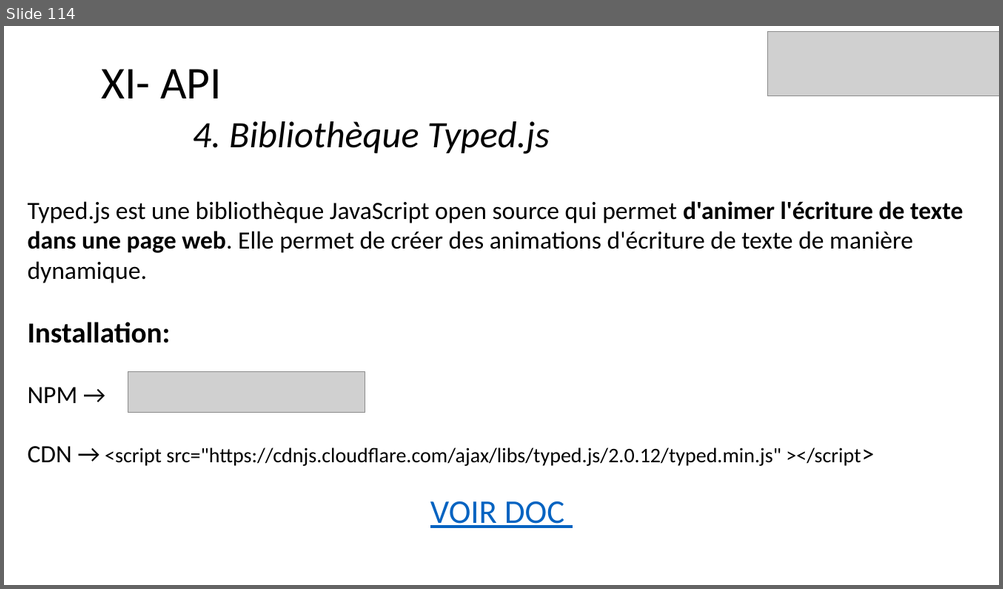
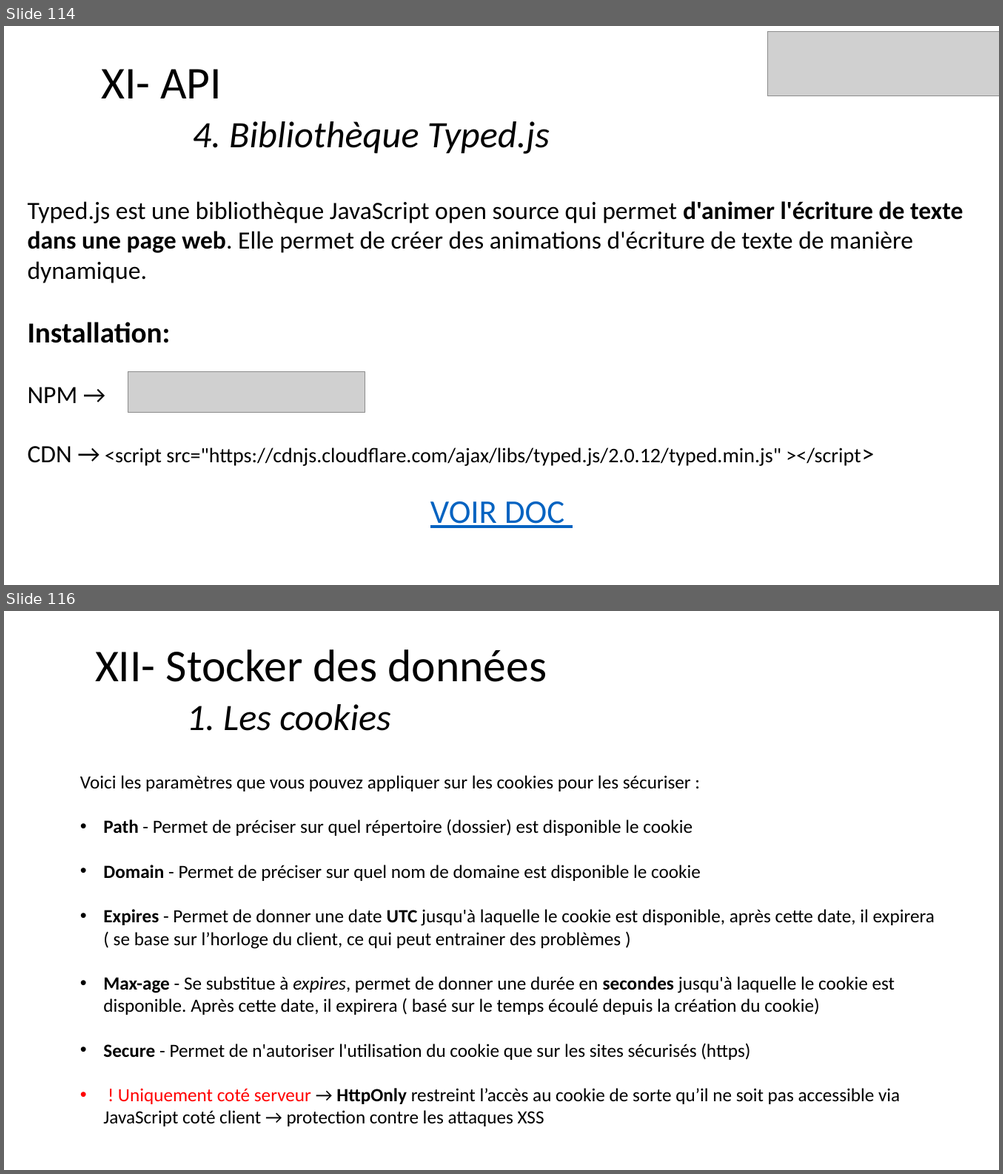
Before and after one commit to ArMb57/JavaScript, a slide deck: cours.pptx. Shown one above the other, each under a label of ours: slide 114 before the commit, slides 114 and 116 after it; the slides between them are not shown. The pictures are 1003x589 and 1003x1174 pixels, drawn with LibreOffice and Linux fonts; fonts in the diff are those of the drawing; grey boxes stand for pictures. Boxes give left, top, right and bottom in pixels: in the first picture for what was removed or moved away, otherwise in the second. Text is boxed around its words. In the diff, an @@ line names an element or a change of style, - is before the commit and + after.

```diff
--- a/cours.pptx
+++ b/cours.pptx
@@ slide 116 added at [4,611,999,1170], background #FFFFFF @@
@@ title added at [95,649,546,731], 44 pt, text #000000 @@
+XII- Stocker des données
+1. Les cookies
@@ text added at [80,775,934,1127], 18 pt, text #000000 @@
+Voici les paramètres que vous pouvez appliquer sur les cookies pour les sécuriser :
+• Path - Permet de préciser sur quel répertoire (dossier) est disponible le cookie
+• Domain - Permet de préciser sur quel nom de domaine est disponible le cookie
+• Expires - Permet de donner une date UTC jusqu'à laquelle le cookie est disponible, après cette date, il expirera ( se base sur l’horloge du client, ce qui peut entrainer des problèmes )
+• Max-age - Se substitue à expires, permet de donner une durée en secondes jusqu'à laquelle le cookie est disponible. Après cette date, il expirera ( basé sur le temps écoulé depuis la création du cookie)
+• Secure - Permet de n'autoriser l'utilisation du cookie que sur les sites sécurisés (https)
+• ! Uniquement coté serveur → HttpOnly restreint l’accès au cookie de sorte qu’il ne soit pas accessible via JavaScript coté client → protection contre les attaques XSS
```
Also in this commit, not shown: 5 other slides added, 3 other files.
